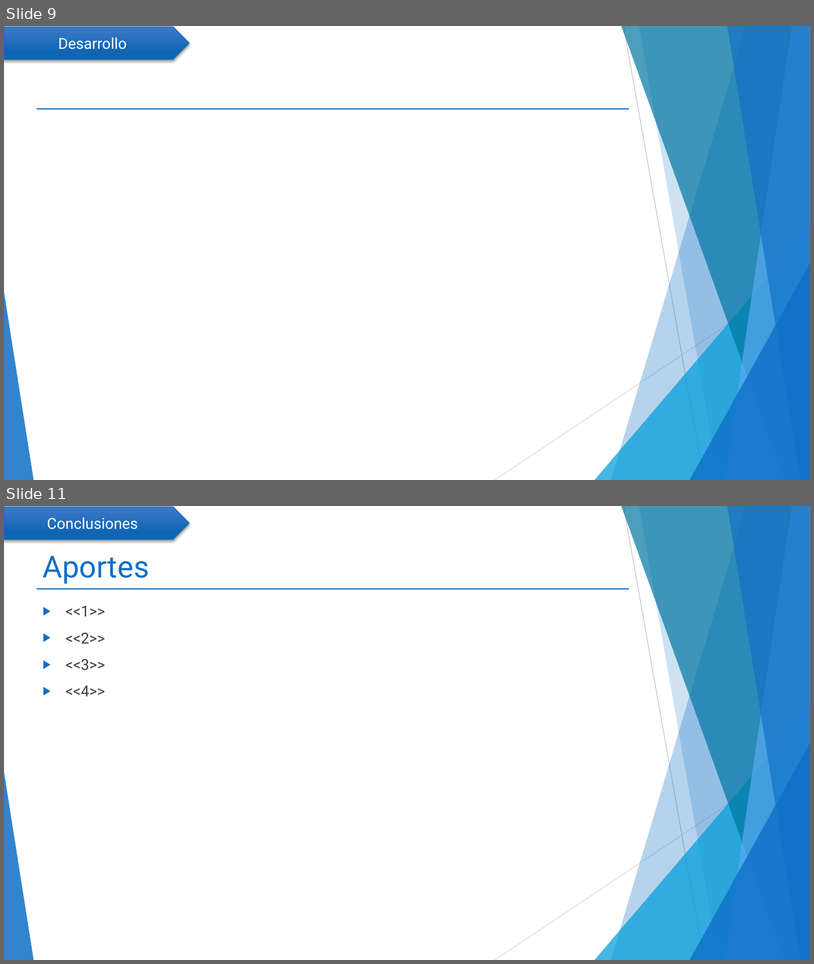
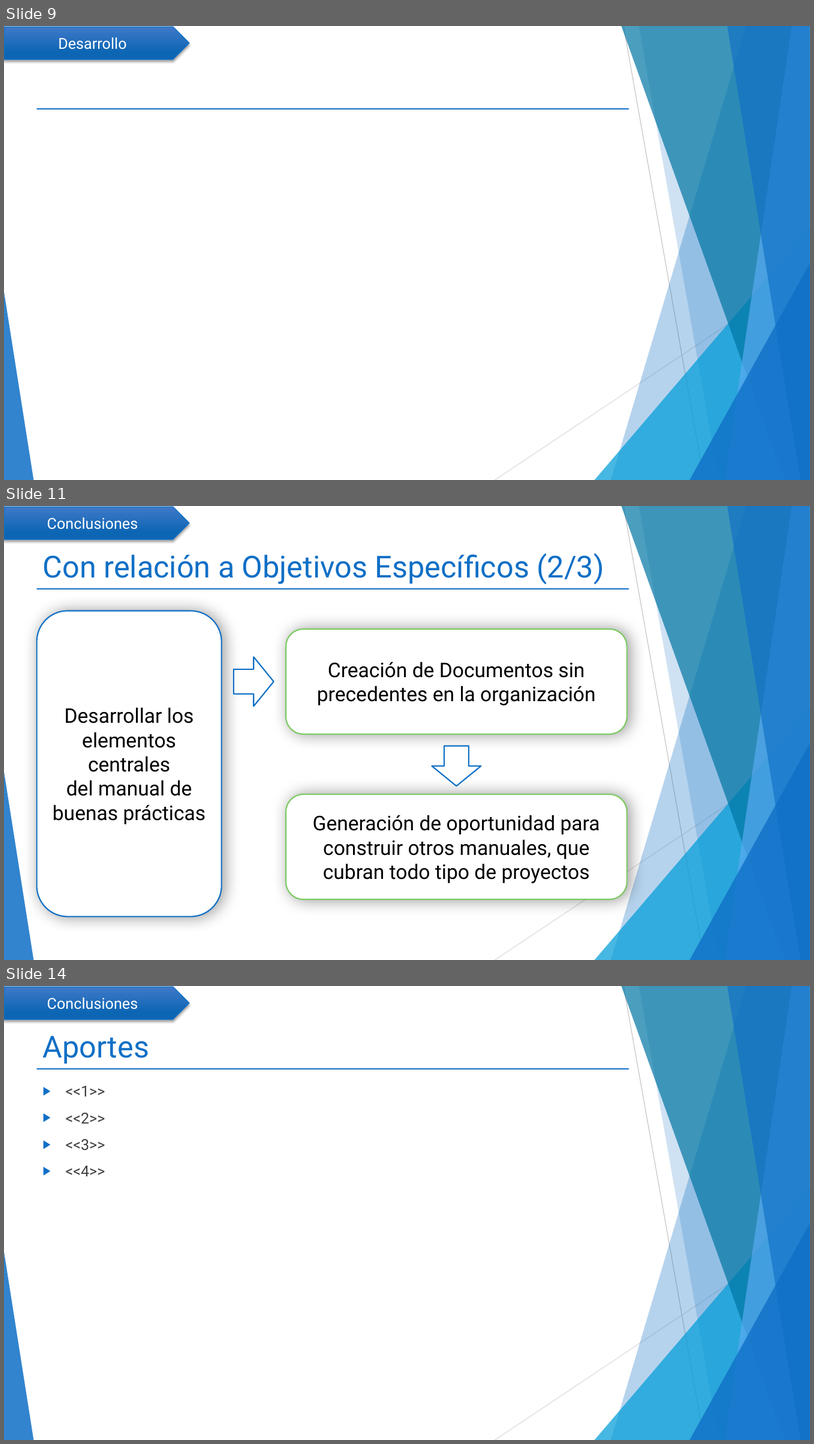
Before and after one commit to mcamara75/tituloUnap, a slide deck: 2018/TT IQQ 2018 Camara y Garay.pptx. Shown one above the other, each under a label of ours: slides 9 and 11 before the commit, slides 9, 11 and 14 after it; the slides between them are not shown. The pictures are 814x964 and 814x1444 pixels, drawn with LibreOffice and Linux fonts; fonts in the diff are those of the drawing. Boxes give left, top, right and bottom in pixels: in the first picture for what was removed or moved away, otherwise in the second. Text is boxed around its words. In the diff, an @@ line names an element or a change of style, - is before the commit and + after.

Commit message:
Se agregan láminas respecto a las conclusiones

```diff
--- a/2018/TT IQQ 2018 Camara y Garay.pptx
+++ b/2018/TT IQQ 2018 Camara y Garay.pptx
@@ slide 11 added at (4, 506, 810, 960), background #FFFFFF; not listed: 11 template elements that a slide beside it also shows @@
@@ pentagon arrow added at (4, 507, 189, 539), fill gradient #4079C9 to #0E66B5, outline #0F6FC6 1 pt, 18 pt, text #FFFFFF @@
+Conclusiones
@@ title added at (43, 553, 605, 585), 36 pt, text #0F6FC6 @@
+Con relación a Objetivos Específicos (2/3)
@@ rounded rectangle added at (36, 610, 222, 916), fill #FFFFFF, outline #0F6FC6 1.5 pt, 24 pt, text #000000 @@
+Desarrollar los elementos centrales
+del manual de buenas prácticas
@@ rounded rectangle added at (286, 629, 627, 734), fill #FFFFFF, outline #7CCA62 1.5 pt, 24 pt, text #000000 @@
+Creación de Documentos sin precedentes en la organización
@@ right arrow added at (234, 657, 274, 706), fill #FFFFFF, outline #0F6FC6 1.5 pt @@
@@ right arrow added at (432, 746, 481, 786), fill #FFFFFF, outline #0F6FC6 1.5 pt @@
@@ rounded rectangle added at (286, 794, 627, 899), fill #FFFFFF, outline #7CCA62 1.5 pt, 24 pt, text #000000 @@
+Generación de oportunidad para construir otros manuales, que cubran todo tipo de proyectos
@@ what was slide 11 is now slide 14 @@
```
Also in this commit, not shown: 3 other slides added, 1 slide removed.
